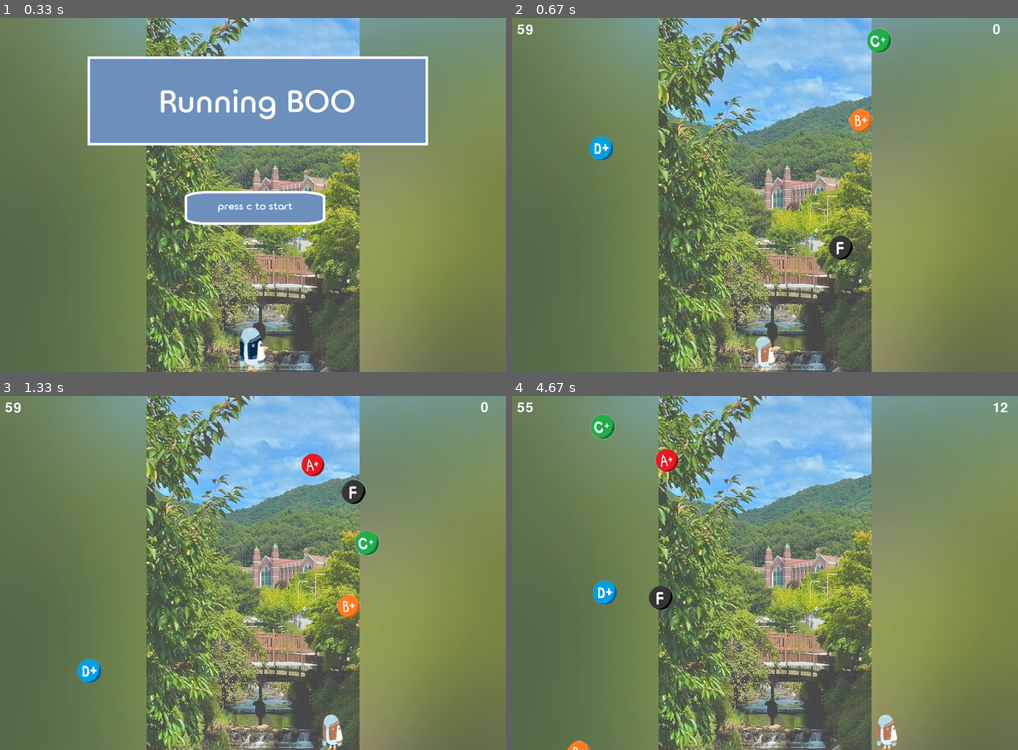
Above: before the commit, frames 1-4 (two rows, left to right).
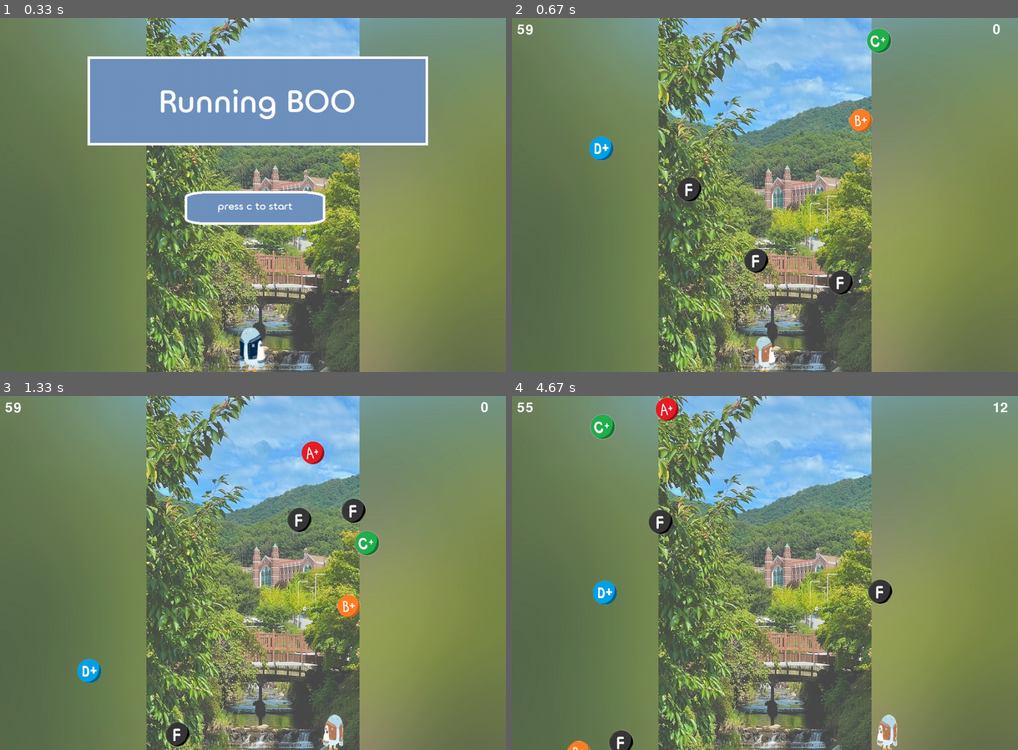
Above: after the commit, the same moments.

Repository: Burna0912/team_project
Game: pygame game, started from workspace/boo_pygame.py
The game is run twice, just before and just after one commit, with the same random seed, the same clock (stepped at 60 frames per second) and the same inputs.
Inputs:
- Up to frame 1 (0.33 s): no input
- Up to frame 2 (0.67 s): tap C at 0.33 s
- Up to frame 3 (1.33 s): hold Right 0.67-1.13 s; hold Right from 1.17 s (still down)
- Up to frame 4 (4.67 s): release Right at 1.63 s; hold Left 1.67-2.2 s; hold Left 2.23-2.63 s; hold Right 2.67-3.3 s; hold Left 3.33-3.8 s; hold Right 3.83-4.3 s; hold Right from 4.33 s (still down)

Frame 1 is identical in both runs. In frame 2, 1.1% of the frame differs, in the area x 32-68%, y 45-100%; in frame 3, 1.6%; in frame 4, 1.7%, in the area x 19-77%, y 0-100%.

Commit message:
added code

Diff:
--- a/workspace/boo_pygame.py
+++ b/workspace/boo_pygame.py
@@ -35,10 +35,9 @@
 background_2 = pygame.image.load("./../resource/images/BACK2.png") #2학기 배경
 GameOver = pygame.image.load("./../resource/images/game_over.png") #게임 오버
 
-BOO = pygame.image.load("./../resource/images/BOO.png") # 기본 부
-BOO_pink = pygame.image.load("./../resource/images/BOO_pink.png") #핑크색 부
-BOO_brown = pygame.image.load("./../resource/images/BOO_brown.png") #갈색 부
-BOO_sky = pygame.image.load("./../resource/images/BOO_sky.png") #하늘색 부
+BOO = pygame.image.load("./../resource/images/BOO_brown.png") # 기본 부
+BOO_right = pygame.image.load("./../resource/images/BOO_brown_right.png")
+#BOO_brown = pygame.image.load("./../resource/images/BOO_brown.png") #갈색 부
 
 BOO_size = BOO.get_rect().size
 BOO_width = BOO_size[0]
@@ -57,7 +56,8 @@
 A_height = A_size[1] # 캐릭터의 세로 크기
 A_x_pos = random.randint(0, screen_width - A_width)
 A_y_pos = random.randint(-1000, 0)
-A_speed = 0.25
+A_speed = random.uniform(0.2, 0.5)
+#A_speed = 0.25
 
 B = pygame.image.load("./../resource/images/scores/B+.png")
 B_size = B.get_rect().size # 이미지의 크기를 구해옴
@@ -88,11 +88,31 @@
 F_width = F_size[0] # 캐릭터의 가로 크기
 F_height = F_size[1] # 캐릭터의 세로 크기
 F_x_pos = random.randint(0, screen_width - F_width)
-F_y_pos = 0
-F_speed = 0.66
+F_y_pos = random.randint(-100, 0)
+F_speed = random.uniform(0.6, 0.8)
+#F_speed = 0.66
+
+F1 = pygame.image.load("./../resource/images/scores/F.png")
+F1_size = F1.get_rect().size # 이미지의 크기를 구해옴
+F1_width = F1_size[0] # 캐릭터의 가로 크기
+F1_height = F1_size[1] # 캐릭터의 세로 크기
+F1_x_pos = random.randint(0, screen_width - F1_width)
+F1_y_pos = random.randint(-10, 0)
+F1_speed = random.uniform(0.48, 0.59)
+#F1_speed = 0.5
+
+F2 = pygame.image.load("./../resource/images/scores/F.png")
+F2_size = F2.get_rect().size # 이미지의 크기를 구해옴
+F2_width = F2_size[0] # 캐릭터의 가로 크기
+F2_height = F2_size[1] # 캐릭터의 세로 크기
+F2_x_pos = random.randint(0, screen_width - F2_width)
+F2_y_pos = random.randint(-40, 0)
+F2_speed = random.uniform(0.75, 0.89)
+#F2_speed = 0.8
 
 # 이동 좌표 설정
 to_x, to_y = 0, 0
+status = 0
 
 # 폰트 정의
 game_font = pygame.font.Font(None, 40)
@@ -143,6 +163,7 @@
     if A_y_pos > screen_height:
         A_y_pos = random.randint(-1000, 0)
         A_x_pos = random.randint(0, screen_width - A_width)
+        A_speed = random.uniform(0.2, 0.5)
 
     B_y_pos += B_speed * dt
     if B_y_pos > screen_height:
@@ -161,8 +182,21 @@
 
     F_y_pos += F_speed * dt
     if F_y_pos > screen_height:
-        F_y_pos = 0
+        F_y_pos = random.randint(-100, 0)
         F_x_pos = random.randint(0, screen_width - F_width)
+        F_speed = random.uniform(0.6, 0.8)
+
+    F1_y_pos += F1_speed * dt
+    if F1_y_pos > screen_height:
+        F1_y_pos = random.randint(-10, 0)
+        F1_x_pos = random.randint(0, screen_width - F1_width)
+        F1_speed = random.uniform(0.48, 0.59)
+
+    F2_y_pos += F2_speed * dt
+    if F2_y_pos > screen_height:
+        F2_y_pos = random.randint(-40, 0)
+        F2_x_pos = random.randint(0, screen_width - F2_width)
+        F2_speed = random.uniform(0.75, 0.89)
 
 
     # 학점 위치 정의 (A+, B+, C+, D+, F마다 다르게 설정)
@@ -192,10 +226,19 @@
     F_rect.left = F_x_pos
     F_rect.top = F_y_pos
 
+    F1_rect = F1.get_rect()
+    F1_rect.left = F1_x_pos
+    F1_rect.top = F1_y_pos
+
+    F2_rect = F2.get_rect()
+    F2_rect.left = F2_x_pos
+    F2_rect.top = F2_y_pos
+
     if BOO_rect.colliderect(A_rect):
         score += 10
         A_y_pos = random.randint(-1000, 0)
         A_x_pos = random.randint(0, screen_width - A_width)
+        A_speed = random.uniform(0.2, 0.5)
     elif BOO_rect.colliderect(B_rect):
         score += 7
         B_y_pos = random.randint(-500, 0)
@@ -210,8 +253,19 @@
         D_x_pos = random.randint(0, screen_width - D_width)
     elif BOO_rect.colliderect(F_rect):
         score -= 5
-        F_y_pos = 0
+        F_y_pos = random.randint(-100, 0)
         F_x_pos = random.randint(0, screen_width - F_width)
+        F_speed = random.uniform(0.6, 0.8)
+    elif BOO_rect.colliderect(F1_rect):
+        score -= 5
+        F1_y_pos = random.randint(-10, 0)
+        F1_x_pos = random.randint(0, screen_width - F1_width)
+        F1_speed = random.uniform(0.48, 0.59)
+    elif BOO_rect.colliderect(F2_rect):
+        score -= 5
+        F2_y_pos = random.randint(-40, 0)
+        F2_x_pos = random.randint(0, screen_width - F2_width)
+        F2_speed = random.uniform(0.75, 0.89)
 
     if (total_time-elapsed_time) >30: #시간이 30초 이상 남았을 때 1학기 배경화면 출력
         screen.blit(background_1,(0,0))
@@ -223,16 +277,26 @@
         screen.blit(get_point, (screen_width-50, 10))
     else:
         BOO_x_pos = 10000 #남은 시간이 0 일 때 부를 화면에 뜨지 않도록 처리
-        A_x_pos, B_x_pos, C_x_pos, D_x_pos, F_x_pos = 10000, 10000, 10000, 10000, 10000
+        A_x_pos, B_x_pos, C_x_pos, D_x_pos, F_x_pos, F1_x_pos, F2_x_pos= 10000, 10000, 10000, 10000, 10000, 10000, 10000
         screen.blit(GameOver,(0,0)) #남은 시간이 0 일 때 게임오버 화면 출력
         screen.blit(get_point, (screen_width/2, screen_height/2))
 
-    screen.blit(BOO_brown, (BOO_x_pos,BOO_y_pos)) #부를 화면에 출력
+
+    if to_x > 0:    #부를 화면에 출력
+        screen.blit(BOO_right, (BOO_x_pos,BOO_y_pos))
+        status = 1
+    elif to_x < 0:
+        screen.blit(BOO, (BOO_x_pos,BOO_y_pos))
+        status = 0
+    if status == 1: screen.blit(BOO_right, (BOO_x_pos,BOO_y_pos))
+    else: screen.blit(BOO, (BOO_x_pos,BOO_y_pos))
     screen.blit(A, (A_x_pos, A_y_pos))
     screen.blit(B, (B_x_pos, B_y_pos))
     screen.blit(C, (C_x_pos, C_y_pos))
     screen.blit(D, (D_x_pos, D_y_pos))
     screen.blit(F, (F_x_pos, F_y_pos))
+    screen.blit(F1, (F1_x_pos, F1_y_pos))
+    screen.blit(F2, (F2_x_pos, F2_y_pos))
 
     pygame.display.update()
 
Binary file added: resource/images/BOO_brown_right.png
